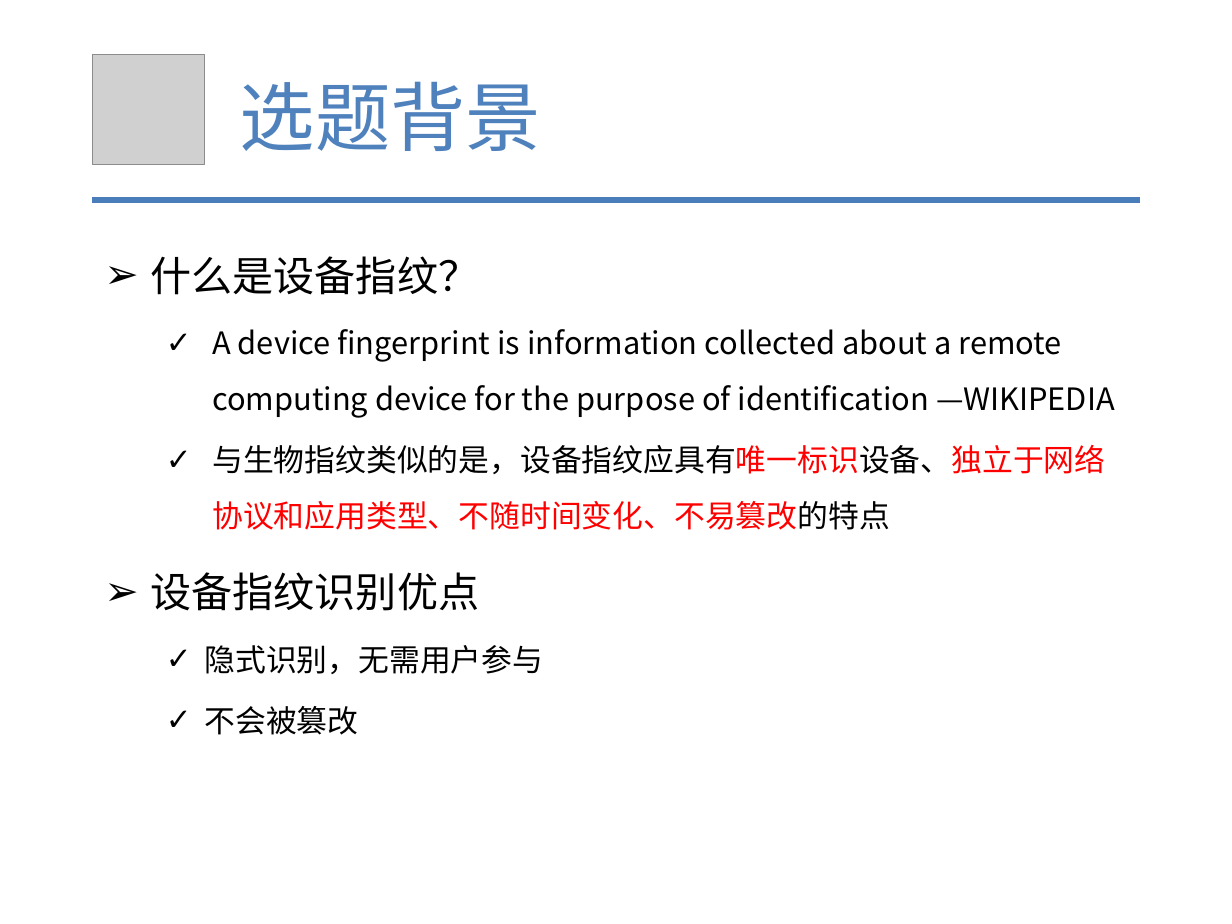
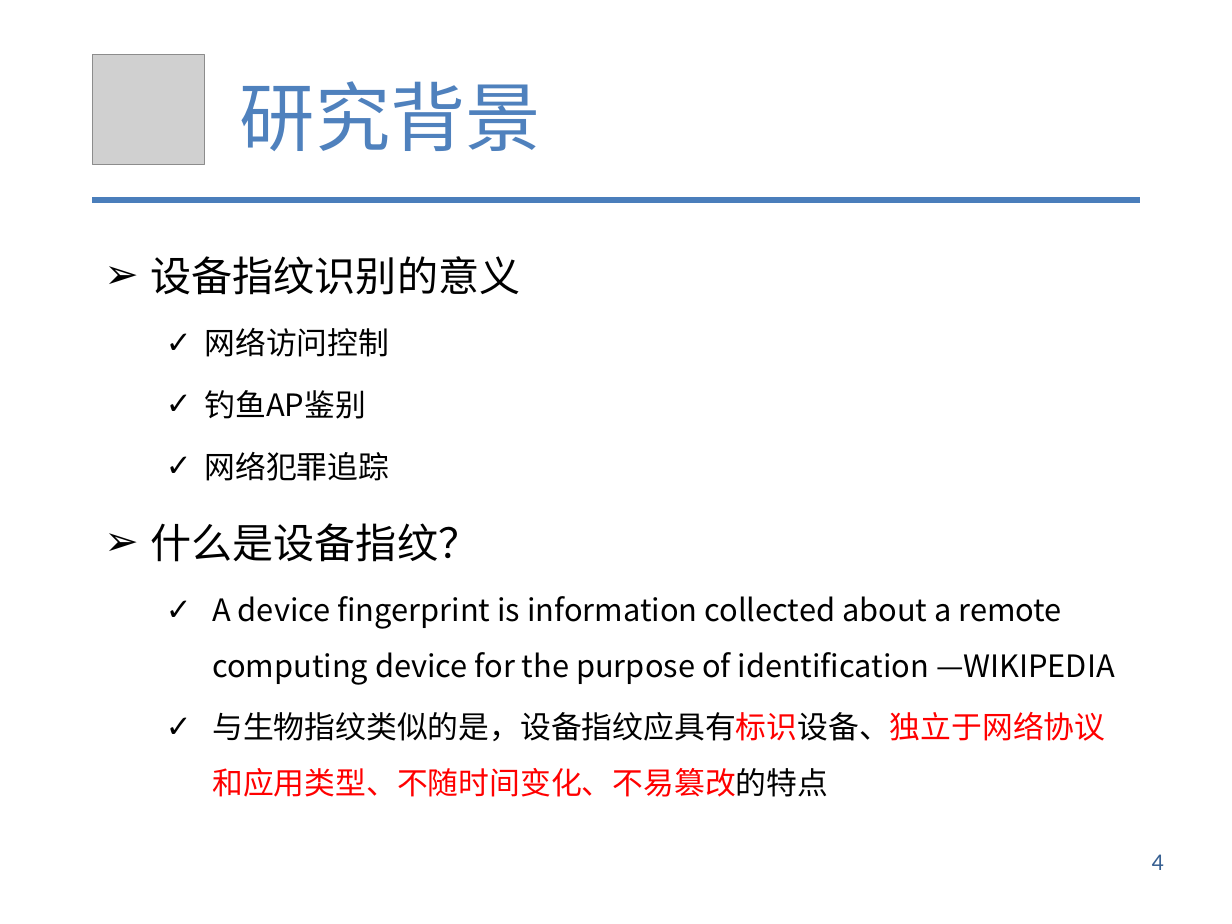
Before and after one commit to tianwen2017111/graduate_git, a slide deck: slide 4 of 余天文-硕5033班.pptx (slide 5 before the commit). Drawn at 1232x924 pixels with LibreOffice and Linux fonts; fonts in the diff are those of the drawing; grey boxes stand for pictures. Boxes give left, top, right and bottom in pixels: in the first picture for what was removed or moved away, otherwise in the second. Text is boxed around its words. In the diff, an @@ line names an element or a change of style, - is before the commit and + after.

```diff
--- a/余天文-硕5033班.pptx
+++ b/余天文-硕5033班.pptx
@@ text at [240, 81, 541, 151]: text changed @@
-选题背景
+研究背景
@@ text at [151, 256, 521, 481]: paragraphs added @@
+➢ 设备指纹识别的意义
+  ✓ 网络访问控制
+  ✓ 钓鱼AP鉴别
+  ✓ 网络犯罪追踪
@@ text at [212, 712, 1105, 797]: text changed; text colour #000000 to #FF0000 @@
-      ✓ 与生物指纹类似的是，设备指纹应具有唯一标识设备、独立于网络协议和应用类型、不随时间变化、不易篡改的特点
-➢ 设备指纹识别优点
-  ✓ 隐式识别，无需用户参与
-  ✓ 不会被篡改
+      ✓ 与生物指纹类似的是，设备指纹应具有标识设备、独立于网络协议和应用类型、不随时间变化、不易篡改的特点
@@ text added at [1152, 854, 1164, 870], 14 pt, text #376092 @@
+4
```
Also in this commit, not shown: 30 other slides changed, 4 slides added, 1 slide removed, 49 other files.
